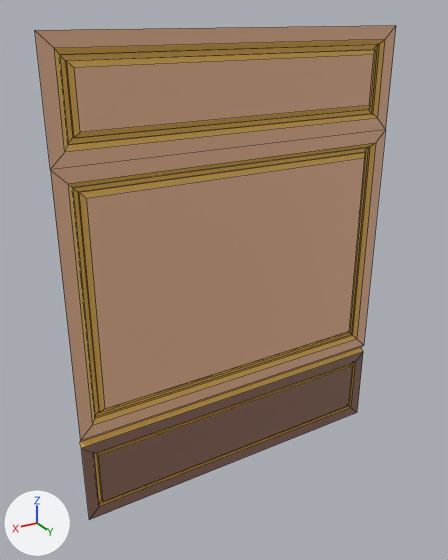
One commit to the FBX model Assets/Art/Characters/SM_WallA_4.fbx: the scene before it, then after it.
The view is the same before and after, from a camera (50 mm lens) standing at (5.47, 5.41, 5.26) and looking at (2.21, -0.02, 2.55). Every picture has the same lights, and +X, +Y and +Z are marked at lower left. Mesh edges are drawn as thin lines.
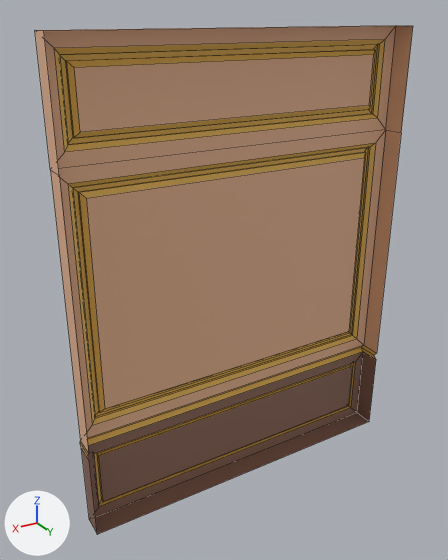
Diff of the bpy script that builds the scene:
```diff
--- a/Assets/Art/Characters/SM_WallA_4.fbx.py
+++ b/Assets/Art/Characters/SM_WallA_4.fbx.py
@@ me_plane @@
 # used by ob_plane; location = (0.0, 0.0, 0.0)
-me_plane.from_pydata(...)  # 76 vertices, 69 faces; spans x 0.0..4.0, y -0.06..0.0, z 0.0..5.14
+me_plane.from_pydata(...)  # 88 vertices, 81 faces; spans x 0.0..4.0, y -0.06..0.25, z 0.0..5.14
+# me_plane part 1
+# 12 new vertices lie (0.0, 0.25, 0.0) away from vertices in x 0.0..4.0, y -0.04..0.0, z 0.0..5.14
+# 4 new faces join them, mat_mat_wallaccent (orange #e7b857)
+# 5 new faces join them, mat_mat_wallpaper (beige #e7b592)
+# 3 new faces join them, mat_mat_wallwood (brown #8b6759)
 me_plane.materials.append(mat_mat_wallpaper)
```

Changed parts and their boxes [x1, y1, x2, y2] in the pictures (448 x 560 px):
'Plane', reshaped: before [35, 25, 396, 520]; after [35, 25, 413, 534]
part 1 of me_plane, added (brown): after [35, 25, 413, 534]
